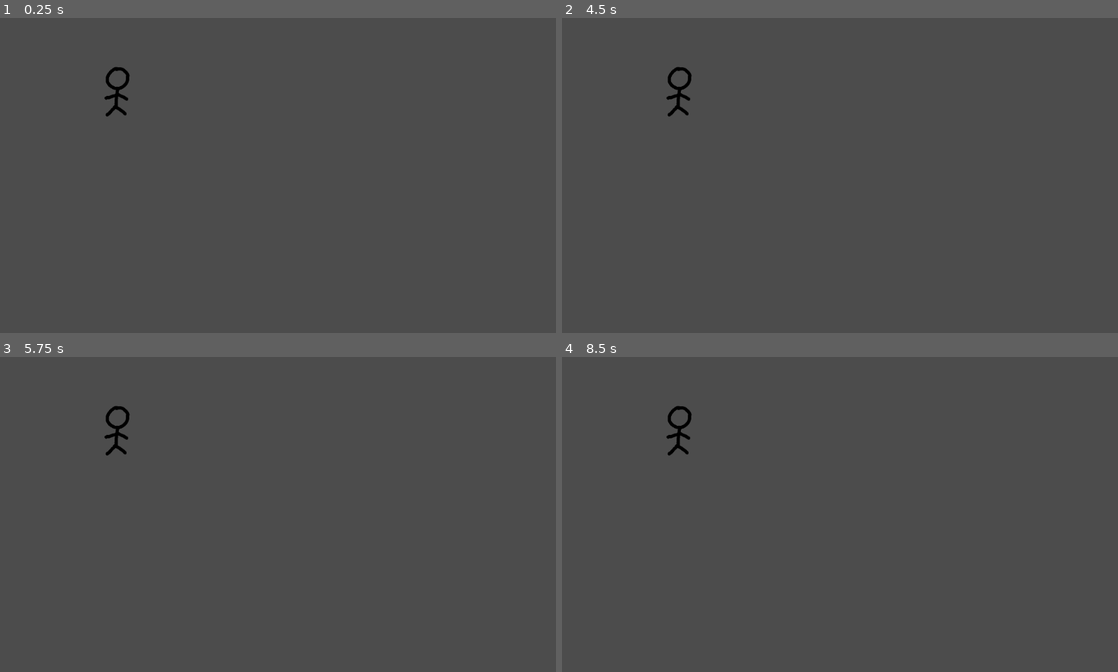
Above: before the commit, frames 1-4 (two rows, left to right).
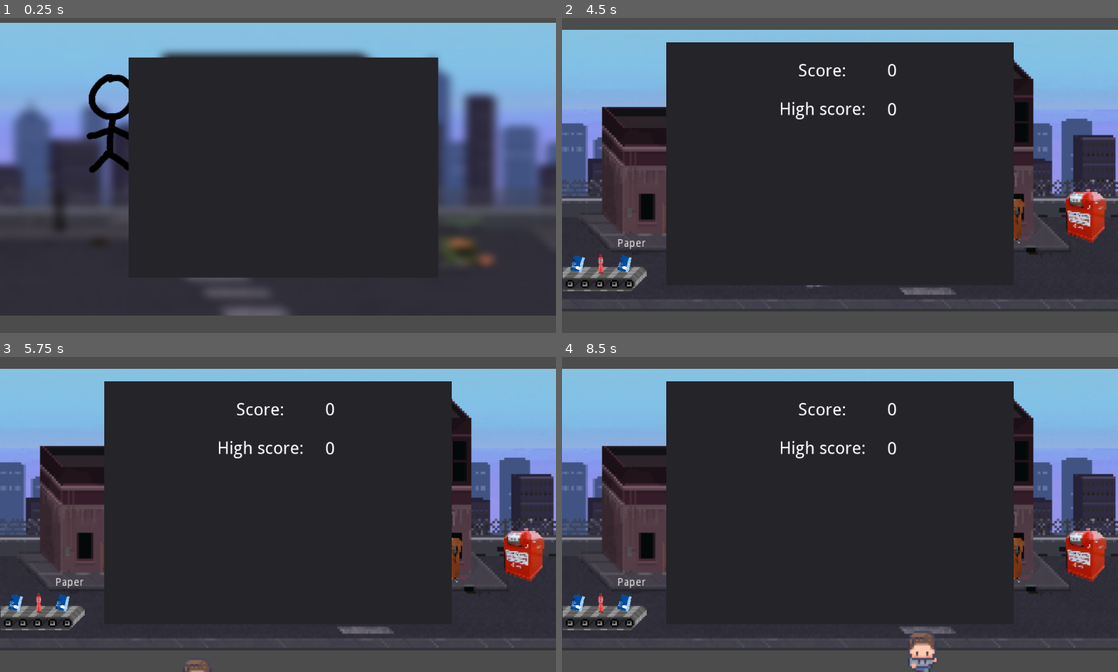
Above: after the commit, the same moments.

Repository: MartinKratochvil/Tridici-Hra
Game: Godot game, scene res://Menu.tscn
The game is run twice, just before and just after one commit, with the same random seed, the same clock (stepped at 60 frames per second) and the same inputs.
Inputs (mouse positions are in pixels of both pictures, inside the frame that each line leads up to):
- Up to frame 1 (0.25 s): no input
- Up to frame 2 (4.5 s): tap Enter at 0.5, 2, 3.5 s; move the mouse to (962, 153) at 0.52 s; hold Right (ui_right) 0.53-1.28 s; tap E every 0.75 s from 0.6 to 4.35 s; click (962, 153) at 0.67 s; tap Space at 1.25, 2.75, 4.25 s; move the mouse to (728, 188) at 1.27 s; hold Down (ui_down) 1.28-2.03 s; click (728, 188) at 1.42 s; move the mouse to (895, 99) at 2.02 s; hold Right (ui_right) 2.03-2.78 s; click (895, 99) at 2.17 s; move the mouse to (812, 235) at 2.77 s; hold Up (ui_up) 2.78-3.53 s; click (812, 235) at 2.92 s; move the mouse to (1006, 219) at 3.52 s; hold Left (ui_left) from 3.53 s (still down); click (1006, 219) at 3.67 s; move the mouse to (673, 121) at 4.27 s; click (673, 121) at 4.42 s
- Up to frame 3 (5.75 s): move the mouse to (305, 508) at 5.02 s; release Left (ui_left) at 5.03 s; hold Down (ui_down) from 5.03 s (still down); tap E at 5.1 s; click (305, 508) at 5.17 s
- Up to frame 4 (8.5 s): move the mouse to (756, 429) at 5.77 s; release Down (ui_down) at 5.78 s; hold Right (ui_right) 5.78-6.53 s; tap E every 0.75 s from 5.85 to 8.1 s; click (756, 429) at 5.92 s; move the mouse to (962, 492) at 6.52 s; hold Up (ui_up) 6.53-7.28 s; click (962, 492) at 6.67 s; move the mouse to (728, 527) at 7.27 s; hold Right (ui_right) 7.28-8.03 s; click (728, 527) at 7.42 s; move the mouse to (895, 438) at 8.02 s; hold Down (ui_down) from 8.03 s (still down); click (895, 438) at 8.17 s

The runs differ from the first frame. In frame 1, 85% of the frame differs, in the area x 0-100%, y 1-95%; in frame 2, 81%; in frame 3, 81%; in frame 4, 81%.

Commit message:
upload #3

Diff:
--- a/Menu.gd
+++ b/Menu.gd
@@ -6,5 +6,4 @@
 func _on_Level1_input_event(viewport, event, shape_idx):
 	if event is InputEventMouseButton:
 		if event.button_index == BUTTON_LEFT and event.pressed:
-			print(Score.score)
 			get_tree().change_scene("res://Minigame1.tscn")
--- a/Menu.tscn
+++ b/Menu.tscn
@@ -2,29 +2,39 @@
 
 [ext_resource path="res://assets/StickmanU.png" type="Texture" id=1]
 [ext_resource path="res://Menu.gd" type="Script" id=2]
-[ext_resource path="res://assets/black.png" type="Texture" id=3]
+[ext_resource path="res://assets/Backgrounds/Background-Menu.png" type="Texture" id=3]
 
 [node name="Menu" type="Node2D"]
 script = ExtResource( 2 )
 
-[node name="Minigames" type="Area2D" parent="."]
+[node name="Sprite" type="Sprite" parent="."]
+position = Vector2( 512, 298 )
+scale = Vector2( 1.81854, 1.5868 )
+texture = ExtResource( 3 )
 
-[node name="Level1" type="StaticBody2D" parent="Minigames"]
+[node name="Level1" type="StaticBody2D" parent="Sprite"]
+position = Vector2( -281.545, -187.8 )
+scale = Vector2( 3.36965, 3.86176 )
 input_pickable = true
 
-[node name="CollisionPolygon2D" type="CollisionPolygon2D" parent="Minigames/Level1"]
-position = Vector2( 206, 99 )
-polygon = PoolVector2Array( 12, 10, 20, 12, 26, 16, 31, 21, 33, 30, 28, 99, -11, 101, -14, 68, -12, 32, -8, 22, -3, 16, 5, 11 )
+[node name="CollisionPolygon2D" type="CollisionPolygon2D" parent="Sprite/Level1"]
+position = Vector2( 89.1656, 108.748 )
+rotation = -0.00698132
+polygon = PoolVector2Array( -53.7223, -88.9893, -50.7907, -88.1529, -48.5197, -86.1787, -47.7209, -83.7252, -48.3062, -70.021, -49.5168, -60.2378, -61.7615, -59.5074, -62.5022, -70.2833, -62.0904, -82.52, -60.9298, -85.123, -59.282, -87.3962, -56.6608, -88.8466 )
 
-[node name="Sprite" type="Sprite" parent="Minigames/Level1"]
-position = Vector2( 214, 158 )
-scale = Vector2( 0.583333, 0.583333 )
+[node name="Sprite" type="Sprite" parent="Sprite/Level1"]
+position = Vector2( 33.0283, 35.8023 )
+rotation = -0.00698132
+scale = Vector2( 0.189569, 0.189569 )
 texture = ExtResource( 1 )
 
-[node name="Sprite" type="Sprite" parent="."]
-visible = false
-position = Vector2( 534, 308 )
-scale = Vector2( 0.296767, 0.258949 )
-texture = ExtResource( 3 )
+[node name="Panel" type="Panel" parent="Sprite"]
+margin_left = -151.22
+margin_top = -130.452
+margin_right = 161.78
+margin_bottom = 125.548
+__meta__ = {
+"_edit_use_anchors_": false
+}
 
-[connection signal="input_event" from="Minigames/Level1" to="." method="_on_Level1_input_event"]
+[connection signal="input_event" from="Sprite/Level1" to="." method="_on_Level1_input_event"]
--- a/Minigame.gd
+++ b/Minigame.gd
@@ -4,7 +4,7 @@
 var rng = RandomNumberGenerator.new()
 var item = null
 var next = ["", "", ""]
-var time = 180
+export var time = 180
 var score = 0
 var ready = true
 
@@ -27,6 +27,8 @@
 			5:
 				next[i] = "E-waste"
 				get_node("Background/Conveyor/Item"+String(i)).set_texture(load("res://assets/Items/E-waste.png"))
+		$Background/Conveyor/Label.text = next[0]
+		#TODO Match
 
 func _input(event):
 	if event is InputEventKey:
@@ -85,6 +87,7 @@
 							ready = false
 							item = next[0]
 							$Background/Player/body/Sprite.set_texture(load("res://assets/Items/" + item +".png"))
+							$Background/Conveyor/Label.text = next[1] #TODO Match
 							$Background/Conveyor/Item0.set_texture(load("res://assets/Items/None.png"))
 							for i in 2: next[i] = next[i + 1]
 							$Background/Conveyor/AnimatedSprite.play("on")
@@ -122,4 +125,7 @@
 	print(time, "s left")
 	if (time <= 0):
 		$Background/Timer1.stop()
-		get_tree().change_scene("res://Menu.tscn")
+		$PanelBody/Panel.visible = true
+		$Background/Player/CanMove.text = "0"
+		$PanelBody/Panel/LabelScore.text = str(score)
+		#get_tree().change_scene("res://Menu.tscn")
--- a/Minigame1.tscn
+++ b/Minigame1.tscn
@@ -53,19 +53,19 @@
 "name": "down",
 "speed": 5.0
 }, {
+"frames": [ ExtResource( 8 ) ],
+"loop": true,
+"name": "s_right",
+"speed": 5.0
+}, {
+"frames": [ ExtResource( 5 ) ],
+"loop": true,
+"name": "s_up",
+"speed": 5.0
+}, {
 "frames": [ ExtResource( 15 ) ],
 "loop": true,
 "name": "s_down",
-"speed": 5.0
-}, {
-"frames": [ ExtResource( 5 ) ],
-"loop": true,
-"name": "s_up",
-"speed": 5.0
-}, {
-"frames": [ ExtResource( 8 ) ],
-"loop": true,
-"name": "s_right",
 "speed": 5.0
 } ]
 
@@ -93,6 +93,20 @@
 
 [sub_resource type="RectangleShape2D" id=3]
 extents = Vector2( 29.7555, 30.9638 )
+
+[sub_resource type="DynamicFontData" id=7]
+font_path = "res://assets/DroidSans.ttf"
+
+[sub_resource type="DynamicFont" id=8]
+size = 32
+font_data = SubResource( 7 )
+
+[sub_resource type="DynamicFontData" id=9]
+font_path = "res://assets/DroidSans.ttf"
+
+[sub_resource type="DynamicFont" id=10]
+size = 32
+font_data = SubResource( 9 )
 
 [node name="Minigame" type="Node2D"]
 script = ExtResource( 1 )
@@ -118,6 +132,14 @@
 z_index = 2
 shape = SubResource( 1 )
 
+[node name="CanMove" type="Label" parent="Background/Player"]
+margin_right = 40.0
+margin_bottom = 14.0
+text = "1"
+__meta__ = {
+"_edit_use_anchors_": false
+}
+
 [node name="body" type="Area2D" parent="Background/Player"]
 position = Vector2( 10, 10 )
 
@@ -164,6 +186,17 @@
 z_index = 1
 texture = ExtResource( 21 )
 
+[node name="Label" type="Label" parent="Background/Conveyor"]
+margin_left = 138.0
+margin_top = 86.0
+margin_right = 260.0
+margin_bottom = 103.0
+align = 1
+valign = 1
+__meta__ = {
+"_edit_use_anchors_": false
+}
+
 [node name="Paper" type="Area2D" parent="Background"]
 position = Vector2( -363.767, 42.659 )
 
@@ -242,4 +275,57 @@
 [node name="Timer1" type="Timer" parent="Background"]
 autostart = true
 
+[node name="PanelBody" type="StaticBody2D" parent="."]
+z_index = 4
+
+[node name="Panel" type="Panel" parent="PanelBody"]
+margin_left = 192.0
+margin_top = 64.0
+margin_right = 832.0
+margin_bottom = 512.0
+__meta__ = {
+"_edit_use_anchors_": false
+}
+
+[node name="Label" type="Label" parent="PanelBody/Panel"]
+margin_left = 192.0
+margin_top = 32.0291
+margin_right = 384.0
+margin_bottom = 72.0291
+rect_rotation = -0.00867929
+custom_fonts/font = SubResource( 8 )
+text = "Score:"
+align = 1
+valign = 1
+
+[node name="Label2" type="Label" parent="PanelBody/Panel"]
+margin_left = 192.0
+margin_top = 104.0
+margin_right = 384.0
+margin_bottom = 142.0
+custom_fonts/font = SubResource( 8 )
+text = "High score:"
+align = 1
+valign = 1
+
+[node name="LabelScore" type="Label" parent="PanelBody/Panel"]
+margin_left = 384.0
+margin_top = 32.0291
+margin_right = 448.0
+margin_bottom = 72.0291
+custom_fonts/font = SubResource( 10 )
+text = "0"
+align = 1
+valign = 1
+
+[node name="LabelHighScore" type="Label" parent="PanelBody/Panel"]
+margin_left = 384.0
+margin_top = 104.0
+margin_right = 448.0
+margin_bottom = 144.0
+custom_fonts/font = SubResource( 10 )
+text = "0"
+align = 1
+valign = 1
+
 [connection signal="timeout" from="Background/Timer1" to="." method="_on_Timer1_timeout"]
--- a/Player.gd
+++ b/Player.gd
@@ -14,6 +14,8 @@
 
 func get_input():
 	velocity = Vector2()
+	if($CanMove.text == "0"):
+		return
 	if Input.is_action_pressed("ui_right"):
 		dir = "right"
 		moving = true
--- a/project.godot
+++ b/project.godot
@@ -17,6 +17,13 @@
 [autoload]
 
 Score="*res://Score.gd"
+UserData="*res://addons/github-integration/scripts/user_data.gd"
+IconLoaderGithub="*res://addons/github-integration/scripts/IconLoaderGithub.gd"
+RestHandler="*res://addons/github-integration/scripts/RestHandler.gd"
+
+[editor_plugins]
+
+enabled=PoolStringArray( "res://addons/github-integration/plugin.cfg" )
 
 [global]
 
Not shown: 1 places in Minigame1.tscn that only renumber resources
Binary file added: assets/Backgrounds/Background-Menu.png
Not shown, added: assets/Backgrounds/Background-Menu.png.import
Binary file changed: assets/Backgrounds/Background1.png
Binary file added: assets/Backgrounds/Background2.png
Not shown, added: assets/Backgrounds/Background2.png.import
Binary file added: assets/Backgrounds/Background3.png
Not shown, added: assets/Backgrounds/Background3.png.import
Binary file added: assets/DroidSans.ttf
Not shown, added: .gitignore
Not shown, added: LICENSE
Not shown, added: README.md
(and 2 more such lines)
